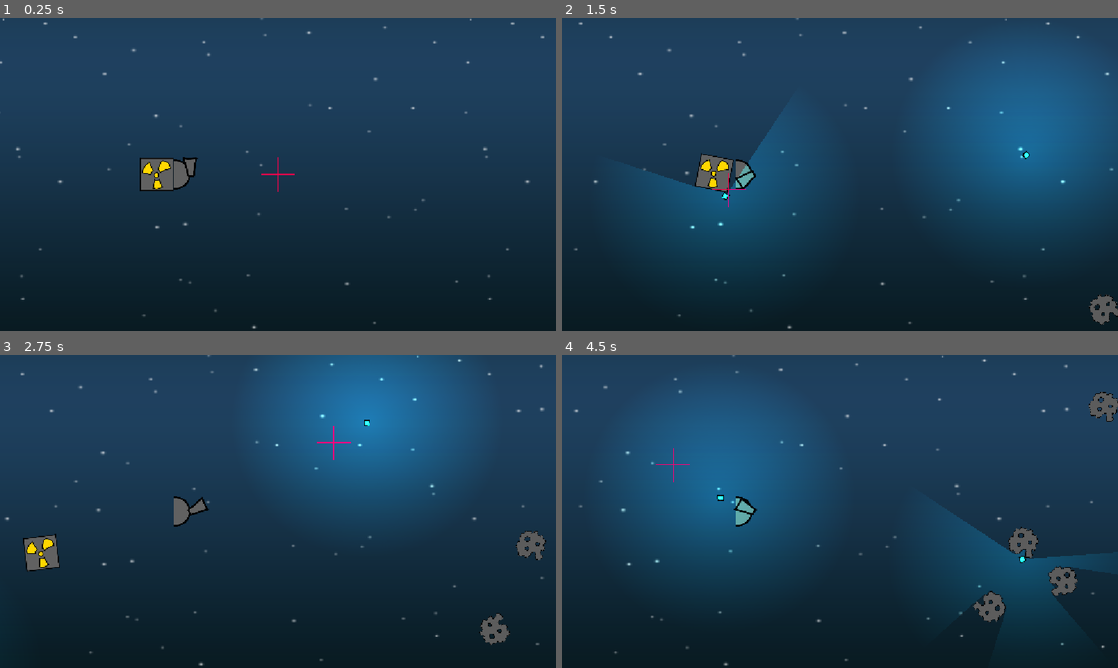
Above: before the commit, frames 1-4 (two rows, left to right).
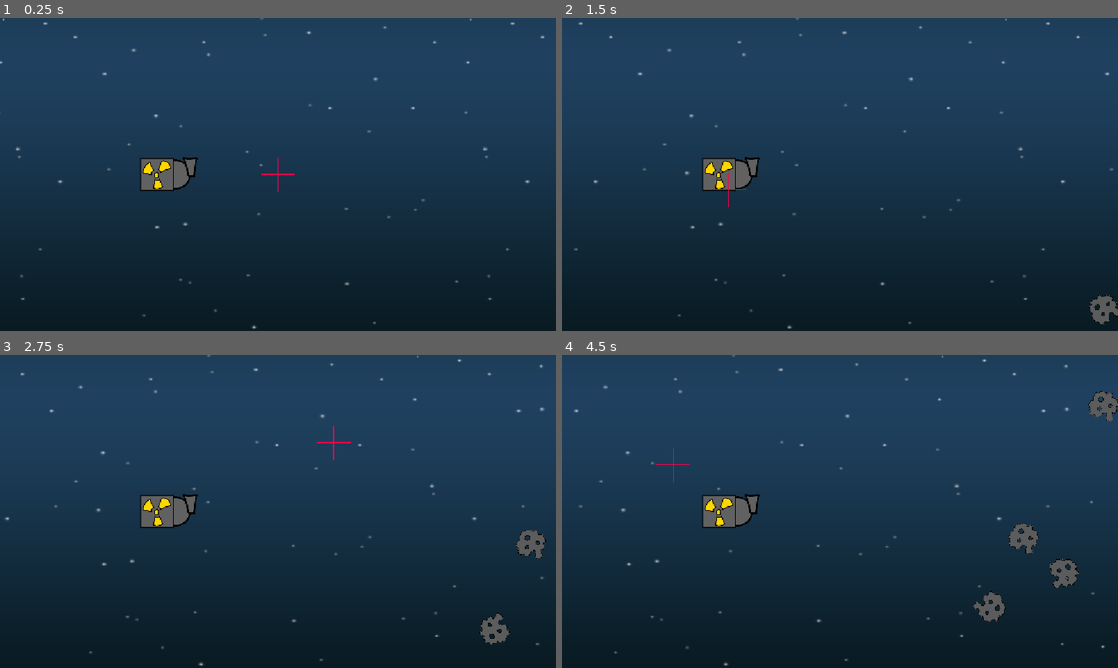
Above: after the commit, the same moments.

Repository: AndrewHay/meteor-strike
Game: Godot game, scene res://root.tscn
Two runs of this game, one before a commit and one after it. Both use one fixed random seed, a clock stepped at 60 frames per second and the inputs below.
Inputs (mouse positions are in pixels of both pictures, inside the frame that each line leads up to):
- Up to frame 1 (0.25 s): no input
- Up to frame 2 (1.5 s): move the mouse to (962, 158) at 0.52 s; click (962, 158) at 0.67 s; move the mouse to (728, 190) at 1.27 s; click (728, 190) at 1.42 s
- Up to frame 3 (2.75 s): move the mouse to (333, 442) at 2.02 s; click (333, 442) at 2.17 s
- Up to frame 4 (4.5 s): move the mouse to (812, 574) at 2.77 s; click (812, 574) at 2.92 s; move the mouse to (1006, 558) at 3.52 s; click (1006, 558) at 3.67 s; move the mouse to (673, 464) at 4.27 s; click (673, 464) at 4.42 s

The runs differ from the first frame. In frame 1, 0.1% of the frame differs, in the area x 25-36%, y 44-56%; in frame 2, 23%, in the area x 13-100%, y 11-85%; in frame 3, 16%; in frame 4, 19%.
Error after the commit: Parse Error: Identifier "BARREL_VISUAL_OFFSET" not declared in the current scope. (res://turret/turret.gd:22)

Commit message:
Turrets blow up

Diff:
--- a/turret/turret.gd
+++ b/turret/turret.gd
@@ -1,11 +1,9 @@
-extends StaticBody2D
+extends RigidBody2D
 
 const BULLET = preload("res://bullet/bullet.tscn")
+const EXPLOSION = preload("res://explosion/explosion.tscn")
 
-const BARREL_VISUAL_OFFSET := PI
-const MUZZLE_OFFSET := 40.0
-const BULLET_SPEED := 1200.0
-
+@export var spawn_point : Node2D
 @export var barrel : Sprite2D
 
 func _get_fire_direction() -> Vector2:
@@ -16,10 +14,16 @@
 	if event is InputEventMouseButton and event.is_pressed():
 		var direction := _get_fire_direction()
 		var b = BULLET.instantiate()
+		b.global_position = spawn_point.global_position
+		b.global_rotation = spawn_point.global_rotation
 		get_parent().add_child(b)
-		b.global_position = barrel.global_position + direction * MUZZLE_OFFSET
-		b.global_rotation = direction.angle()
-		b.linear_velocity = direction * BULLET_SPEED
 	elif event is InputEventMouseMotion:
 		var mouse_local := to_local(get_global_mouse_position()) - barrel.position
 		barrel.rotation = mouse_local.angle() + BARREL_VISUAL_OFFSET
+
+func _on_body_entered(body: Node) -> void:
+	if body is RigidBody2D and body.is_in_group("meteor"):
+		var boom = EXPLOSION.instantiate()
+		boom.position = position
+		get_parent().add_child(boom)
+		queue_free()
--- a/turret/turret.tscn
+++ b/turret/turret.tscn
@@ -4,22 +4,35 @@
 [ext_resource type="Script" uid="uid://cl3tyggod43rd" path="res://turret/turret.gd" id="2_1p48p"]
 [ext_resource type="Texture2D" uid="uid://bqw7sox4lbttb" path="res://turret/turret_barrel.png" id="2_2876l"]
 
-[sub_resource type="PhysicsMaterial" id="PhysicsMaterial_turret"]
-bounce = 0.0
+[sub_resource type="OccluderPolygon2D" id="OccluderPolygon2D_uqrhp"]
+polygon = PackedVector2Array(-44.7, -25, -64, -30.7, -64, 34, 3.0999985, 18, 6.9000015, 18, 11.900002, 12, 14, 12, 14, -7, 15, -7, 15, -14.200001, 9, -17.3, 9, -18.8, -37.9, -25)
 
-[sub_resource type="RectangleShape2D" id="RectangleShape2D_turret"]
-size = Vector2(128, 128)
+[sub_resource type="OccluderPolygon2D" id="OccluderPolygon2D_1p48p"]
+polygon = PackedVector2Array(22, -0.79999924, -10, -4.200001, -10, -2.5, -30.599998, 6, -32.8, 6, -46.9, 19, -48.3, 19, -57.3, 39, -58.7, 39, -63.1, 64, 63, 64, 60, 46.699997, 60, 42.5, 52, 27.400002, 52, 25.199997, 40, 12.099998, 40, 10.800003, 22, 0.80000305)
 
-[node name="Turret" type="StaticBody2D" unique_id=412231546 node_paths=PackedStringArray("barrel")]
-physics_material_override = SubResource("PhysicsMaterial_turret")
+[node name="Turret" type="RigidBody2D" unique_id=1098148073 node_paths=PackedStringArray("spawn_point", "barrel")]
+contact_monitor = true
+max_contacts_reported = 2
 script = ExtResource("2_1p48p")
-barrel = NodePath("Barrel")
+spawn_point = NodePath("Turret/Barrel/SpawnPoint")
+barrel = NodePath("Turret/Barrel")
 
-[node name="Sprite2D" type="Sprite2D" parent="." unique_id=412231547]
+[node name="Turret" type="Sprite2D" parent="." unique_id=412231546]
 texture = ExtResource("1_vfthy")
 
-[node name="Barrel" type="Sprite2D" parent="." unique_id=9886340]
+[node name="Barrel" type="Sprite2D" parent="Turret" unique_id=9886340]
 texture = ExtResource("2_2876l")
 
-[node name="CollisionShape2D" type="CollisionShape2D" parent="." unique_id=9886341]
-shape = SubResource("RectangleShape2D_turret")
+[node name="SpawnPoint" type="Node2D" parent="Turret/Barrel" unique_id=248465946]
+position = Vector2(-94, 0)
+
+[node name="LightOccluder2D" type="LightOccluder2D" parent="Turret/Barrel" unique_id=1999271503]
+occluder = SubResource("OccluderPolygon2D_uqrhp")
+
+[node name="CollisionPolygon2D" type="CollisionPolygon2D" parent="." unique_id=100901396]
+polygon = PackedVector2Array(22, -0.79999924, -10, -4.200001, -10, -2.5, -30.599998, 6, -32.8, 6, -46.9, 19, -48.3, 19, -57.3, 39, -58.7, 39, -63.1, 64, 63, 64, 60, 46.699997, 60, 42.5, 52, 27.400002, 52, 25.199997, 40, 12.099998, 40, 10.800003, 22, 0.80000305)
+
+[node name="LightOccluder2D" type="LightOccluder2D" parent="." unique_id=2028736560]
+occluder = SubResource("OccluderPolygon2D_1p48p")
+
+[connection signal="body_entered" from="." to="." method="_on_body_entered"]
